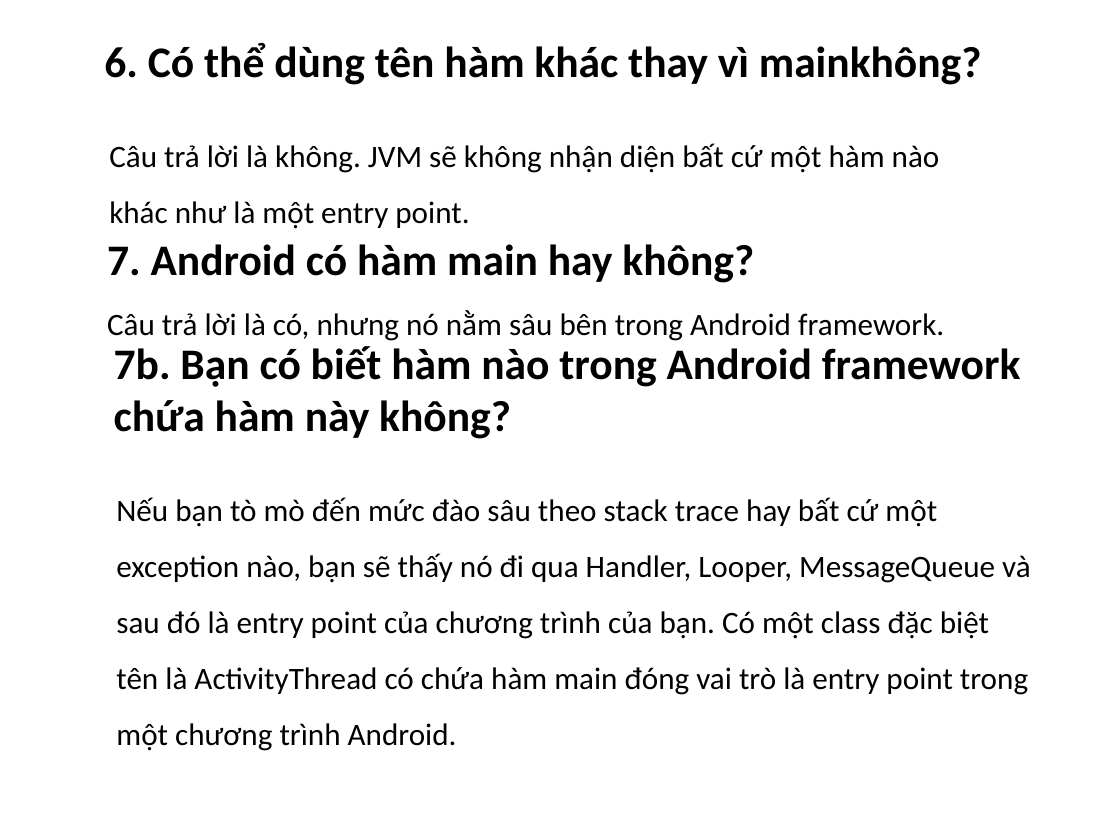
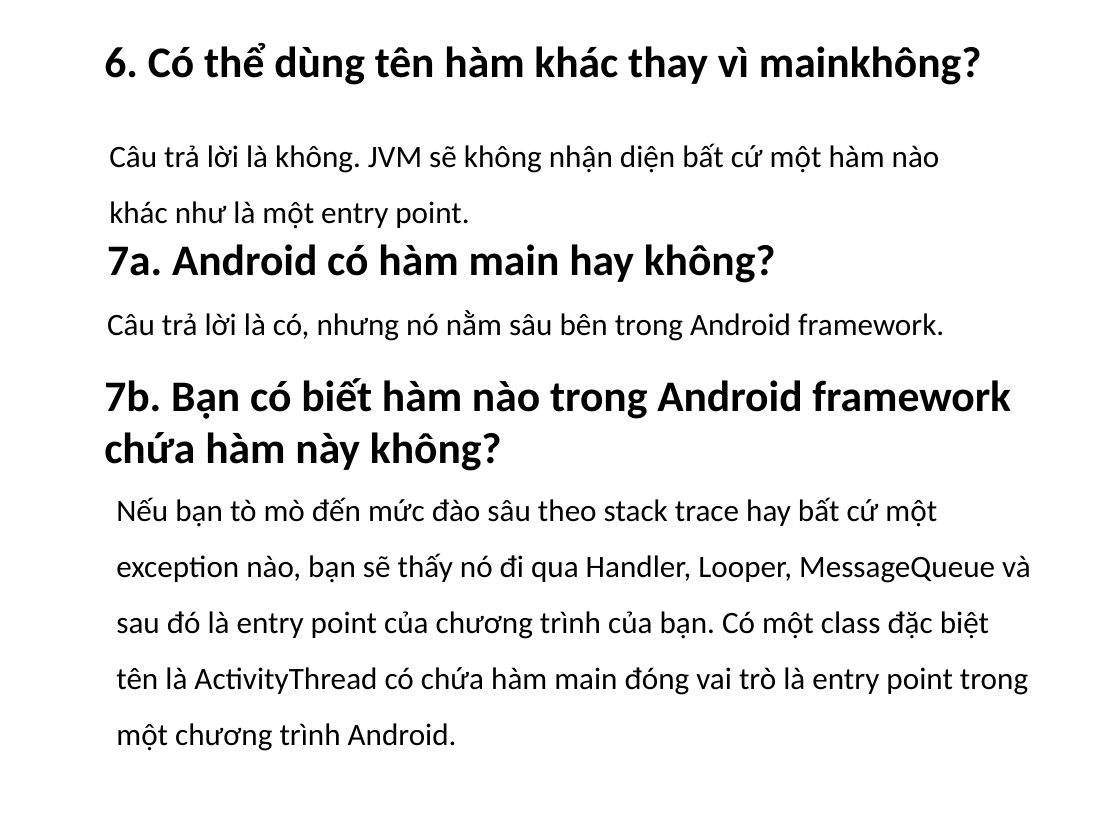
Before and after one commit to truongphan/documents, a slide deck: slide 7 of MainMethodInJava.pptx. Drawn at 1120x840 pixels with LibreOffice and Linux fonts; fonts in the diff are those of the drawing. Boxes give left, top, right and bottom in pixels: in the first picture for what was removed or moved away, otherwise in the second. Text is boxed around its words. In the diff, an @@ line names an element or a change of style, - is before the commit and + after.

```diff
--- a/MainMethodInJava.pptx
+++ b/MainMethodInJava.pptx
@@ text at [107,244,776,283]: text changed @@
-7. Android có hàm main hay không?
+7a. Android có hàm main hay không?
@@ text "7b. Bạn có biết hàm ...": place and size @@
-text "7b. Bạn có biết hàm ..." at [114,346,1021,439]
+text "7b. Bạn có biết hàm ..." at [104,378,1011,471]
```
Also in this commit, not shown: 1 other slide changed, 7 other files.
